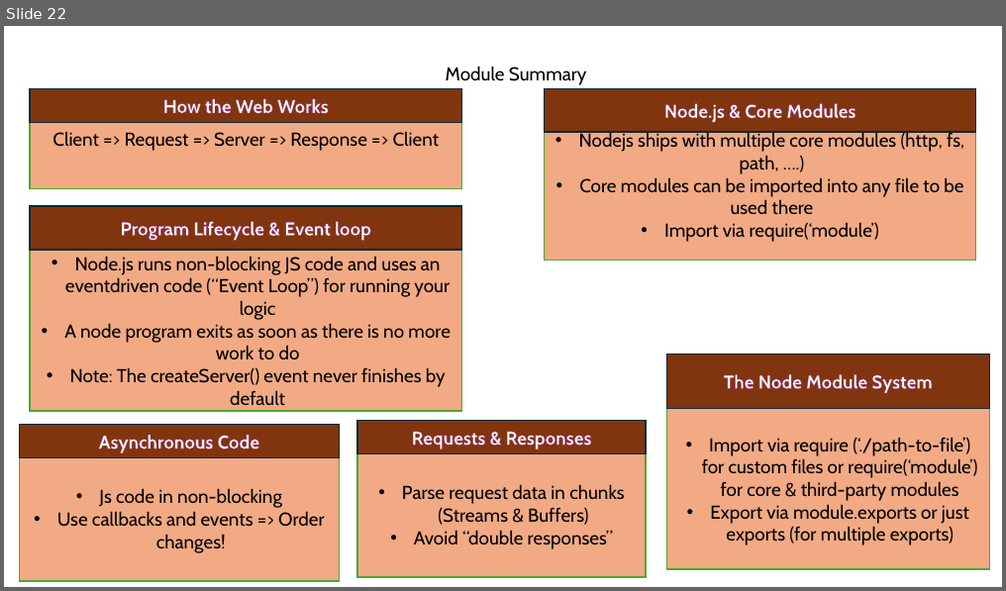
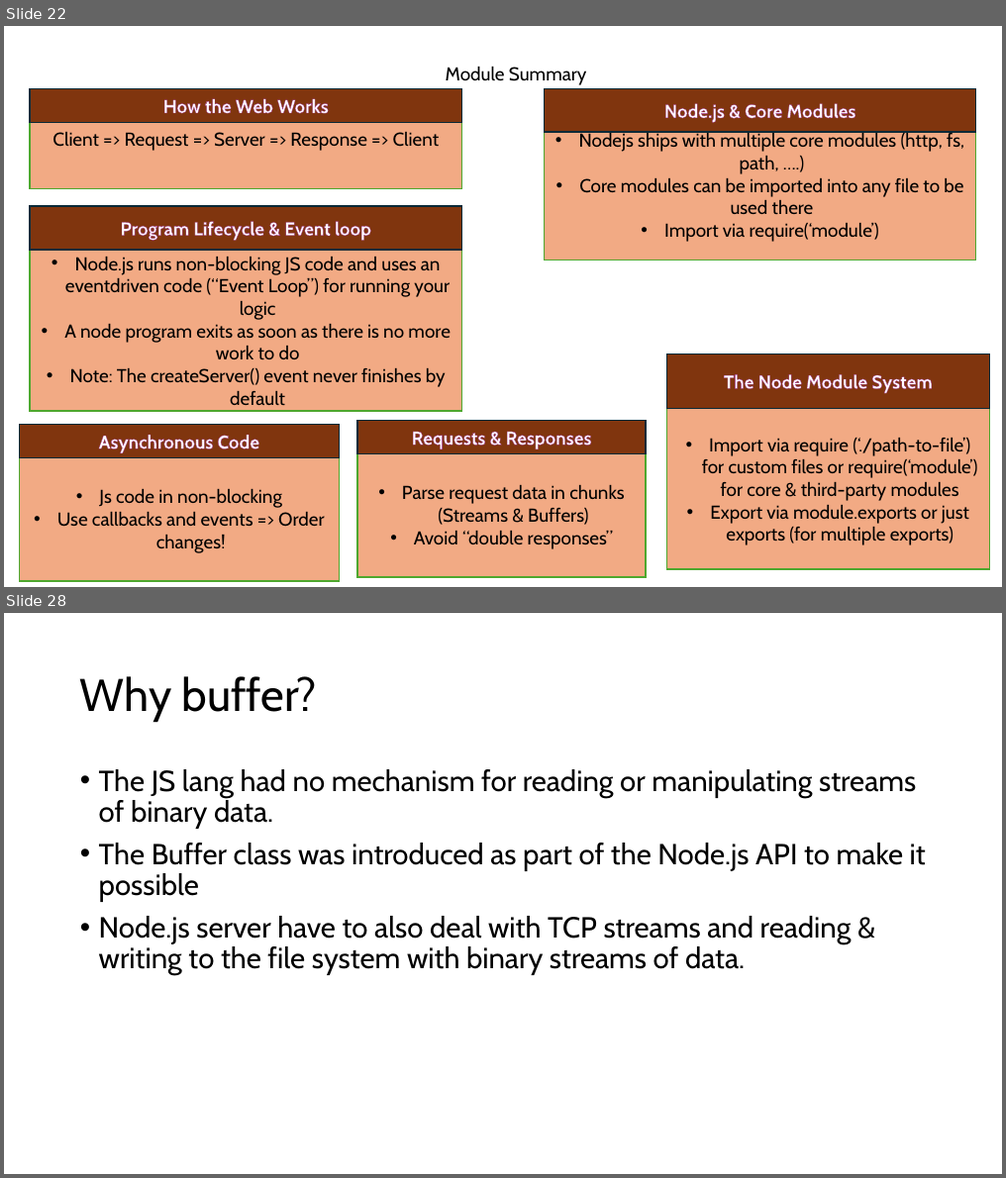
Before and after one commit to PiyushChaturvedii/Batch05, a slide deck: node/Nodejs.pptx. Shown one above the other, each under a label of ours: slide 22 before the commit, slides 22 and 28 after it; the slides between them are not shown. The pictures are 1006x591 and 1006x1178 pixels, drawn with LibreOffice and Linux fonts; fonts in the diff are those of the drawing. Boxes give left, top, right and bottom in pixels: in the first picture for what was removed or moved away, otherwise in the second. Text is boxed around its words. In the diff, an @@ line names an element or a change of style, - is before the commit and + after.

```diff
--- a/node/Nodejs.pptx
+++ b/node/Nodejs.pptx
@@ slide 28 added at [4,613,1002,1174], background #FFFFFF @@
@@ title added at [80,676,317,722], 44 pt, text #000000 @@
+Why buffer?
@@ text added at [99,769,926,976], 28 pt, text #000000 @@
+• The JS lang had no mechanism for reading or manipulating streams of binary data.
+• The Buffer class was introduced as part of the Node.js API to make it possible
+• Node.js server have to also deal with TCP streams and reading & writing to the file system with binary streams of data.
```
Also in this commit, not shown: 10 other slides added, 9 other files.
